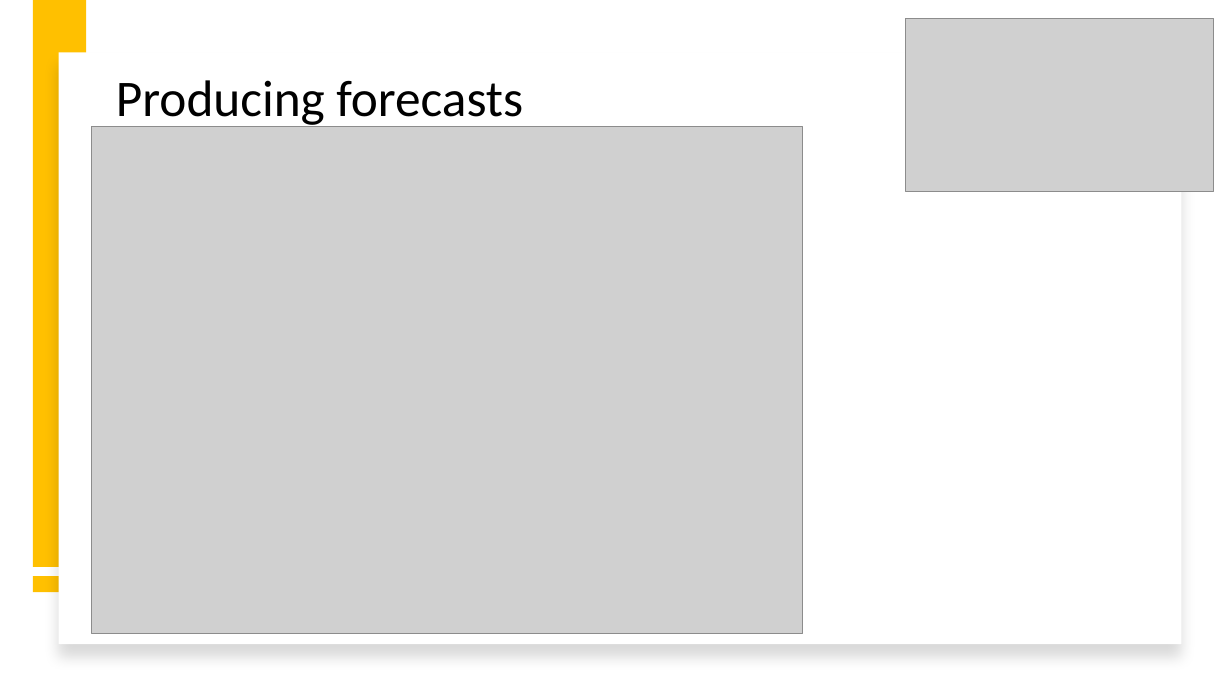
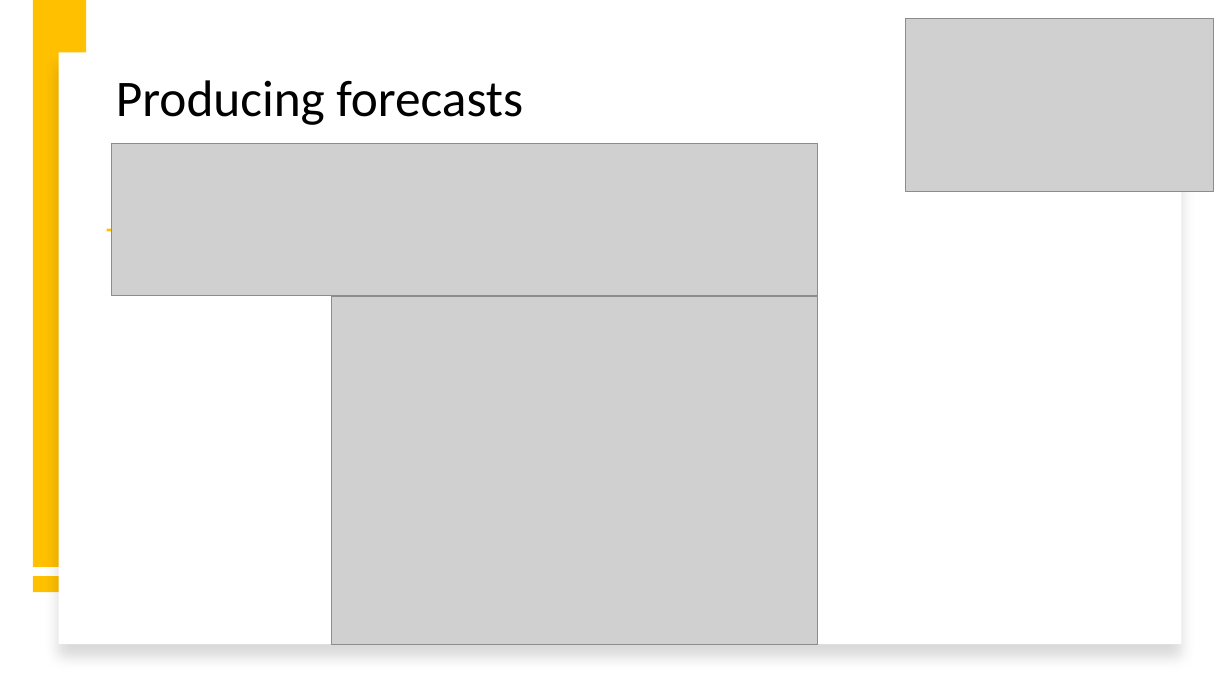
Before and after one commit to intro-to-data-science-22-workshop/-14-temporal-data-with-tsibble-and-fable-Samson-Krafft, a slide deck: slide 13 of tsibble and fable.pptx (slide 14 before the commit). Drawn at 1232x693 pixels with LibreOffice and Linux fonts; fonts in the diff are those of the drawing; grey boxes stand for pictures; background and template pictures are left out. Boxes give left, top, right and bottom in pixels: in the first picture for what was removed or moved away, otherwise in the second. Text is boxed around its words. In the diff, an @@ line names an element or a change of style, - is before the commit and + after.

```diff
--- a/tsibble and fable.pptx
+++ b/tsibble and fable.pptx
@@ picture added at bbox=[112, 143, 818, 296] @@
@@ rectangle added at bbox=[106, 229, 605, 232], fill #FFC000 @@
@@ picture: place and size @@
-picture at bbox=[91, 127, 802, 634]
+picture at bbox=[332, 297, 818, 644]
```
Also in this commit, not shown: 3 other slides changed, 1 slide added, 1 slide removed.
